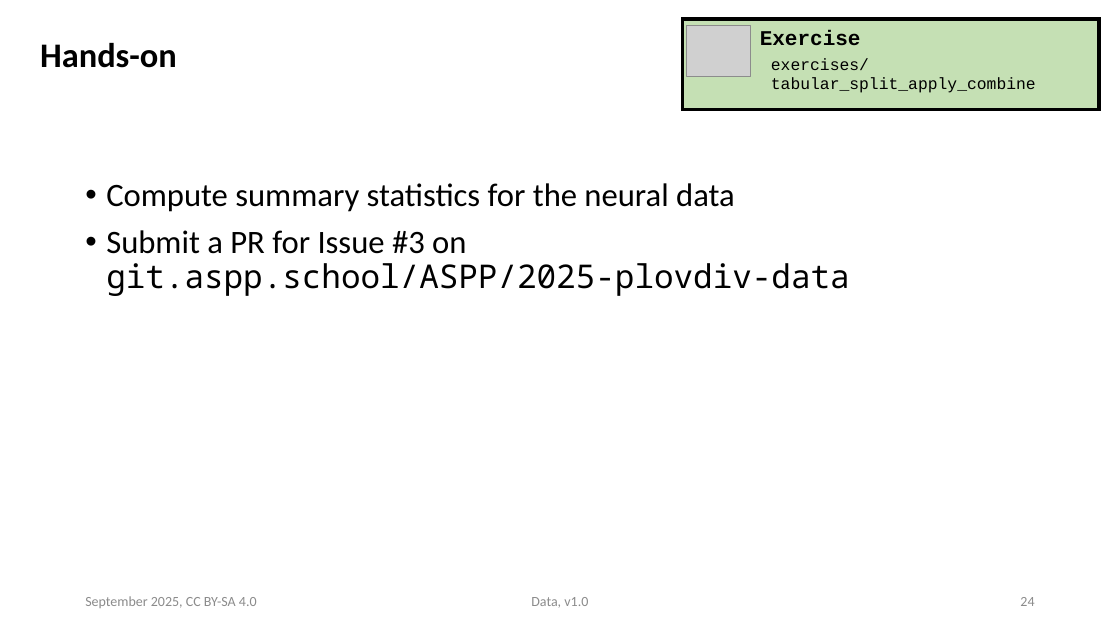
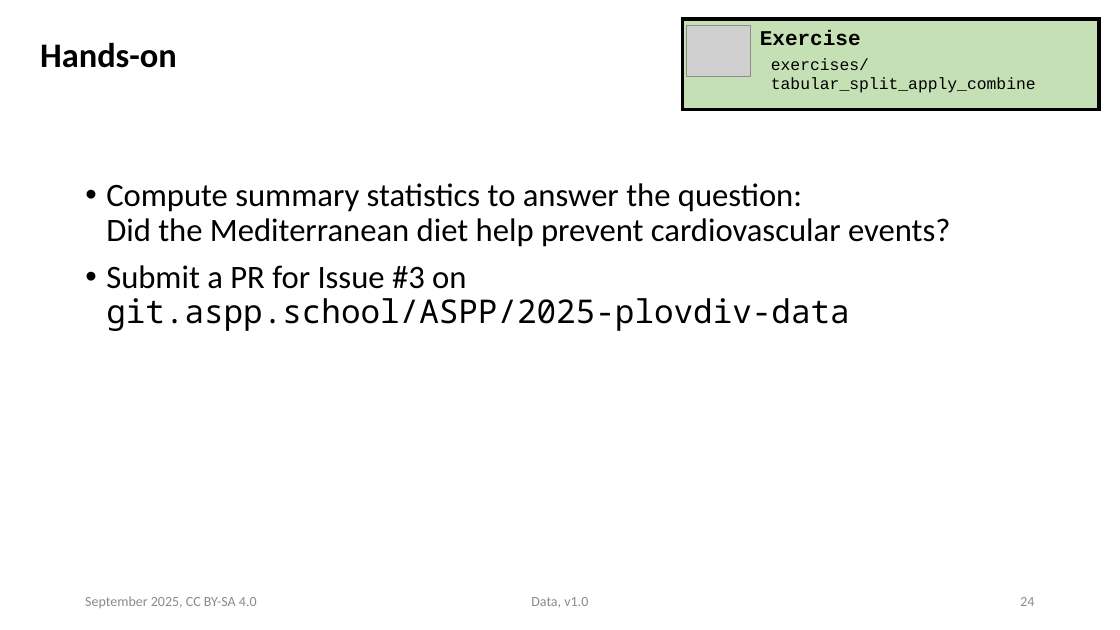
Before and after one commit to ASPP/data_class, a slide deck: slide 24 of tabular_data.pptx. Drawn at 1120x630 pixels with LibreOffice and Linux fonts; fonts in the diff are those of the drawing; grey boxes stand for pictures. Boxes give left, top, right and bottom in pixels: in the first picture for what was removed or moved away, otherwise in the second. Text is boxed around its words. In the diff, an @@ line names an element or a change of style, - is before the commit and + after.

Commit message:
correct typos in tabular data notebooks

```diff
--- a/tabular_data.pptx
+++ b/tabular_data.pptx
@@ text at box(106, 183, 950, 247): text changed @@
-• Compute summary statistics for the neural data
+• Compute summary statistics to answer the question:
+  Did the Mediterranean diet help prevent cardiovascular events?
```
Also in this commit, not shown: 7 other slides changed, 3 other files.
